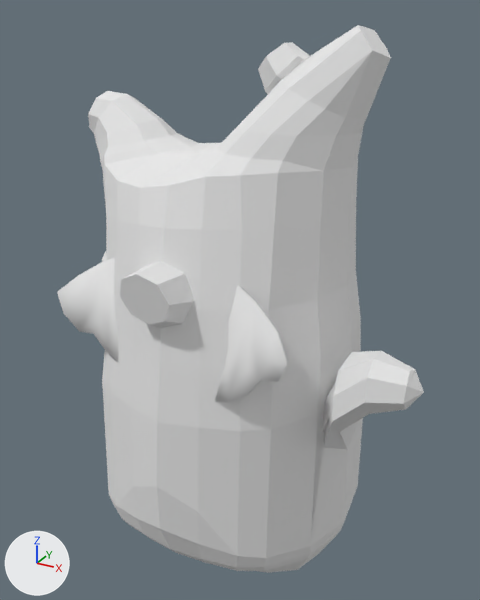
A saved change to the OBJ model assets/korok_3/idle/frame_0083.obj.
One viewpoint serves both versions: a camera (50 mm lens) standing at (1.24, -2.14, 1.42) and looking at (0.02, 0.09, 0.3). Every picture has the same lights, and +X, +Y and +Z are marked at lower left. Where no turn or scale is listed for an object, it has been applied to the vertices.

Names of what the first picture shows: 'korok', 'leaf', 'nose'.
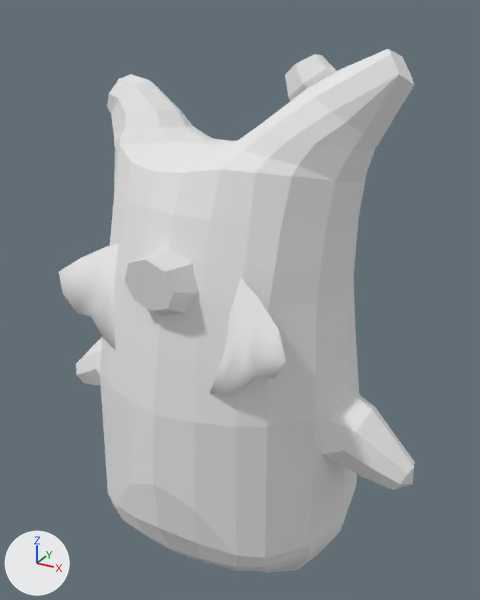
Boxes [x1, y1, x2, y2] around the edits, measured in the pictures (480 x 600 px; the box of a moved part takes in the faces that stretch with it):
'korok', reshaped: before [88, 25, 424, 573]; after [76, 49, 415, 573]
'leaf', reshaped: before [57, 258, 289, 402]; after [59, 243, 287, 394]
'nose', reshaped: before [120, 261, 194, 328]; after [124, 249, 198, 316]
part 1 of me_korok, moved or reshaped: before [88, 25, 424, 523]; after [76, 49, 415, 522]

Diff of the bpy script that builds the scene:
```diff
--- a/assets/korok_3/idle/frame_0083.obj.py
+++ b/assets/korok_3/idle/frame_0083.obj.py
@@ me_korok @@
 # used by ob_korok; location = (0.0, 0.0, 0.0)
-me_korok.from_pydata(...)  # 888 vertices, 938 faces; spans x -0.87..0.89, y -0.54..0.63, z -0.94..1.37
+me_korok.from_pydata(...)  # 888 vertices, 938 faces; spans x -0.84..0.84, y -0.54..0.63, z -0.94..1.3
+# me_korok part 1: 596 of 888 vertices moved; they spanned x -0.87..0.89, y -0.54..0.63, z -0.53..1.37 and now span x -0.84..0.84, y -0.54..0.63, z -0.53..1.3; mean shift (0.0, 0.05, -0.08); largest move (0.85, -0.38, 0.31) -> (0.77, -0.08, -0.26)
 me_korok.materials.append(mat_wood)
@@ me_leaf @@
 me_leaf.from_pydata(...)  # 142 vertices, 140 faces; spans x -0.51..0.506, y -0.487..-0.267, z 0.128..0.905
 # used by ob_leaf; location = (0.0, 0.0, 0.0)
+# me_leaf part 2: the whole mesh is multiplied about its middle by the matrix ((0.997, 0.0, 0.081), (-0.005, 0.998, 0.065), (-0.081, -0.065, 0.995)), then moved by (-0.01, 0.04, 0.024)
 me_leaf.materials.append(mat_leaf)
@@ me_nose @@
 me_nose.from_pydata(...)  # 48 vertices, 36 faces; spans x -0.124..0.139, y -0.55..-0.302, z 0.367..0.649
 # used by ob_nose; location = (0.0, 0.0, 0.0)
+# me_nose part 3: the whole mesh is multiplied about its middle by the matrix ((0.997, 0.0, 0.081), (-0.005, 0.998, 0.065), (-0.081, -0.065, 0.995)), then moved by (-0.011, 0.039, 0.026)
 me_nose.materials.append(mat_wood)
```
